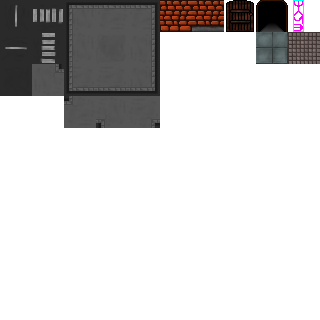
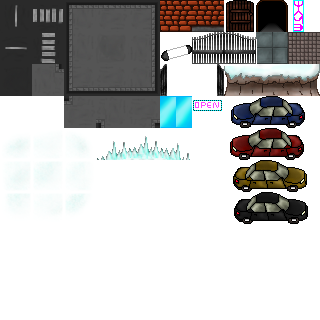
The second 320px x 320px image is a revision of the first. Changes to its layers:
removed layer "Calque 1" over [160, 32, 320, 128]
added layer "Calque 7" above "Calque 6" over [230, 96, 308, 224]
added layer "Calque 6" above "Calque 3" over [3, 32, 320, 224]
